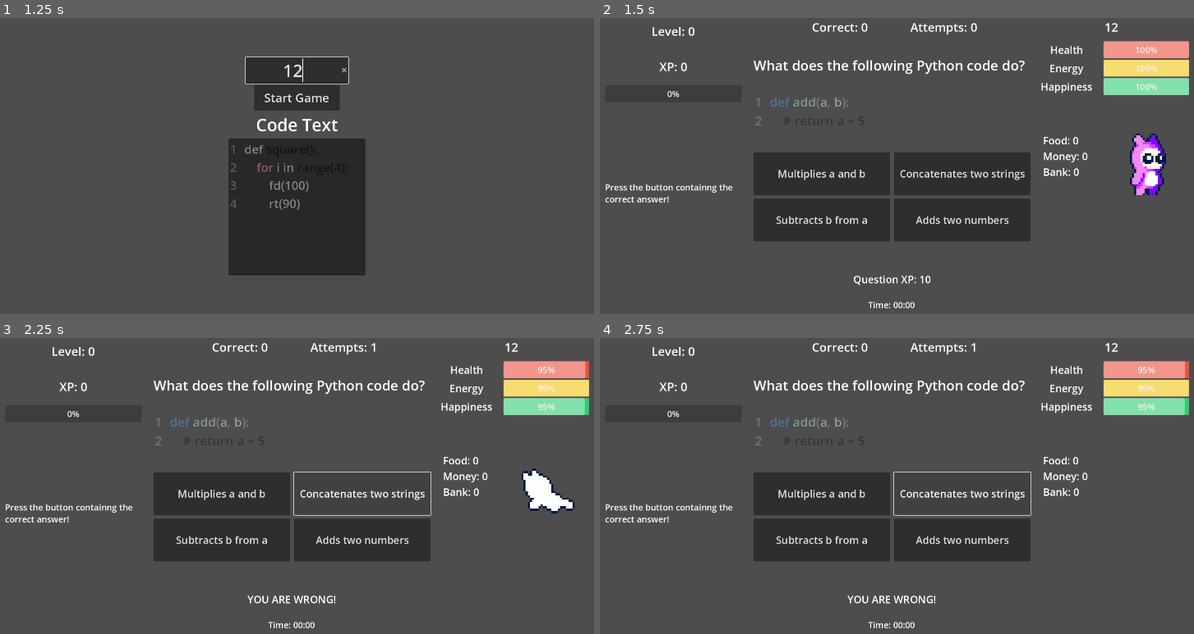
Above: before the commit, frames 1-4 (two rows, left to right).
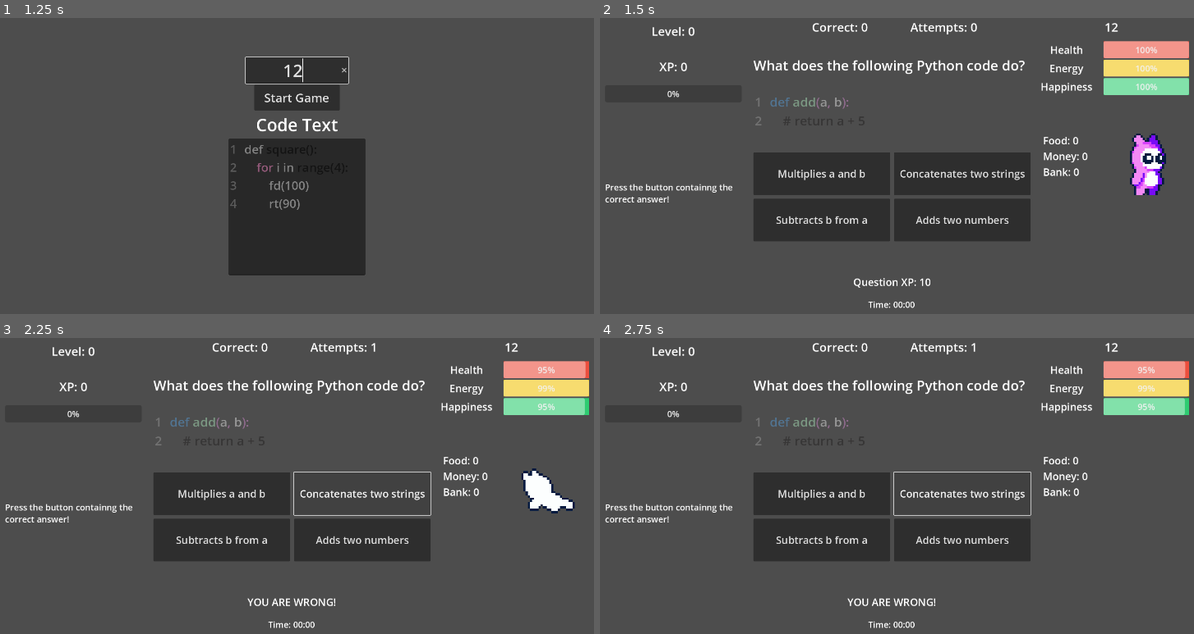
Above: after the commit, the same moments.

Repository: jweimerjr46/update-stats
Game: Godot game, scene res://main_menu.tscn
Two runs of this game, one before a commit and one after it. Both use one fixed random seed, a clock stepped at 60 frames per second and the inputs below.
Inputs (mouse positions are in pixels of both pictures, inside the frame that each line leads up to):
- Up to frame 1 (1.25 s): click (297, 71) at 0.52 s; type "12" at 0.6 s
- Up to frame 2 (1.5 s): click "Start Game" at 1.25 s
- Up to frame 3 (2.25 s): click "Concatenates two strings" at 2 s
- Up to frame 4 (2.75 s): no input

Frame 1 is identical in both runs. In frame 2, 0.3% of the frame differs, in the area x 42-56%, y 86-99%; in frame 3, 0.3%, in the area x 41-57%, y 86-99%; in frame 4, 0.3%.

Commit message:
improved code_label_size function

Diff:
--- a/quiz_screen.gd
+++ b/quiz_screen.gd
@@ -308,16 +308,11 @@
 
 
 func code_label_size(label):
-	if label.text.count("\n") == 0:
-		label.custom_minimum_size = Vector2(0, 75)
-	elif label.text.count("\n") == 1:
-		label.custom_minimum_size = Vector2(0, 150)
-	else:
-		label.custom_minimum_size = Vector2(0, 225)
+	var height = (label.text.count("\n") + 1) * 75
+	label.custom_minimum_size = Vector2(0, height )
 
 
 func button_pressed(button):
-
 	if not timer_started:
 		timer_started = true
 
--- a/quiz_screen.tscn
+++ b/quiz_screen.tscn
@@ -1,9 +1,8 @@
-[gd_scene load_steps=28 format=3 uid="uid://bvlq33ff2vsar"]
+[gd_scene load_steps=27 format=3 uid="uid://bvlq33ff2vsar"]
 
 [ext_resource type="Script" path="res://quiz_screen.gd" id="1_t4fky"]
 [ext_resource type="ButtonGroup" uid="uid://cv12kw52jwh78" path="res://choices_button_group.tres" id="2_gin4e"]
 [ext_resource type="Texture2D" uid="uid://ca3svolljmgya" path="res://assets/Pink_Monster_Jump_8.png" id="3_rscq8"]
-[ext_resource type="FontFile" uid="uid://dr7lkak8x87kx" path="res://COURBD.TTF" id="3_urk0w"]
 [ext_resource type="Texture2D" uid="uid://c0lg7bsrky5da" path="res://assets/Pink_Monster_Death_8.png" id="4_41yrh"]
 [ext_resource type="AudioStream" uid="uid://6lsqx7vwi1ax" path="res://assets/up.wav" id="5_nw8xe"]
 
@@ -267,22 +266,6 @@
 vertical_alignment = 1
 autowrap_mode = 2
 
-[node name="CodeLabelNotUsed" type="RichTextLabel" parent="HBoxContainer/MarginContainer/VBoxContainer"]
-visible = false
-custom_minimum_size = Vector2(0, 150)
-layout_mode = 2
-size_flags_vertical = 0
-theme_override_fonts/mono_font = ExtResource("3_urk0w")
-theme_override_font_sizes/normal_font_size = 37
-theme_override_font_sizes/mono_font_size = 37
-bbcode_enabled = true
-text = "[code]def help():
-    return(\"help\") [code]
-"
-fit_content = true
-deselect_on_focus_loss_enabled = false
-drag_and_drop_selection_enabled = false
-
 [node name="MarginContainer" type="MarginContainer" parent="HBoxContainer/MarginContainer/VBoxContainer"]
 custom_minimum_size = Vector2(0, 150)
 layout_mode = 2
@@ -346,7 +329,7 @@
 text = "Hamburger"
 
 [node name="QuestionXPLabel" type="Label" parent="HBoxContainer/MarginContainer/VBoxContainer"]
-custom_minimum_size = Vector2(200, 75)
+custom_minimum_size = Vector2(200, 60)
 layout_mode = 2
 size_flags_vertical = 10
 theme_override_constants/line_spacing = -1
@@ -363,7 +346,7 @@
 alignment = 1
 
 [node name="TimerLabel" type="Label" parent="HBoxContainer/MarginContainer/VBoxContainer/HBoxContainer2"]
-custom_minimum_size = Vector2(200, 75)
+custom_minimum_size = Vector2(200, 60)
 layout_mode = 2
 theme_override_font_sizes/font_size = 25
 text = "Time: 00:00
